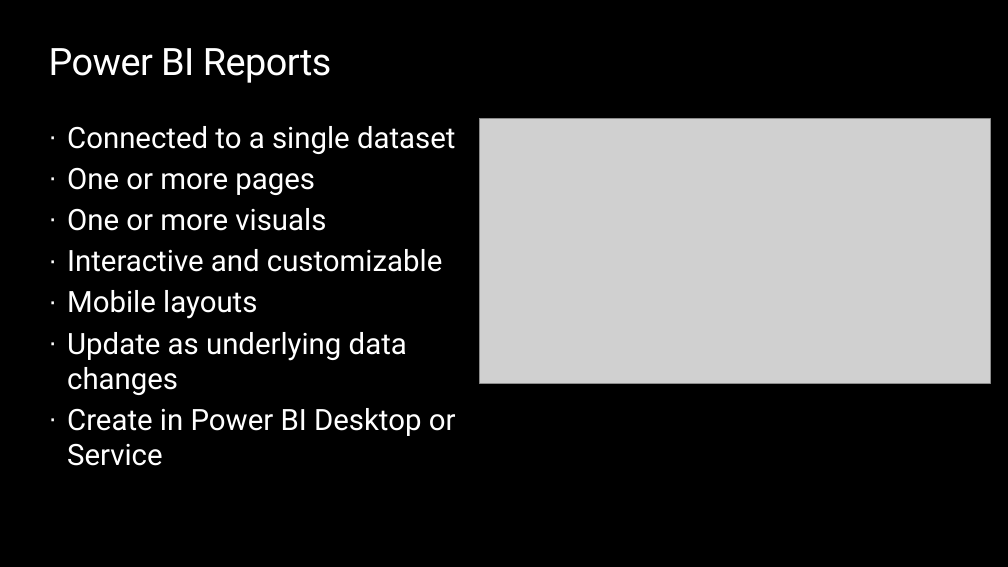
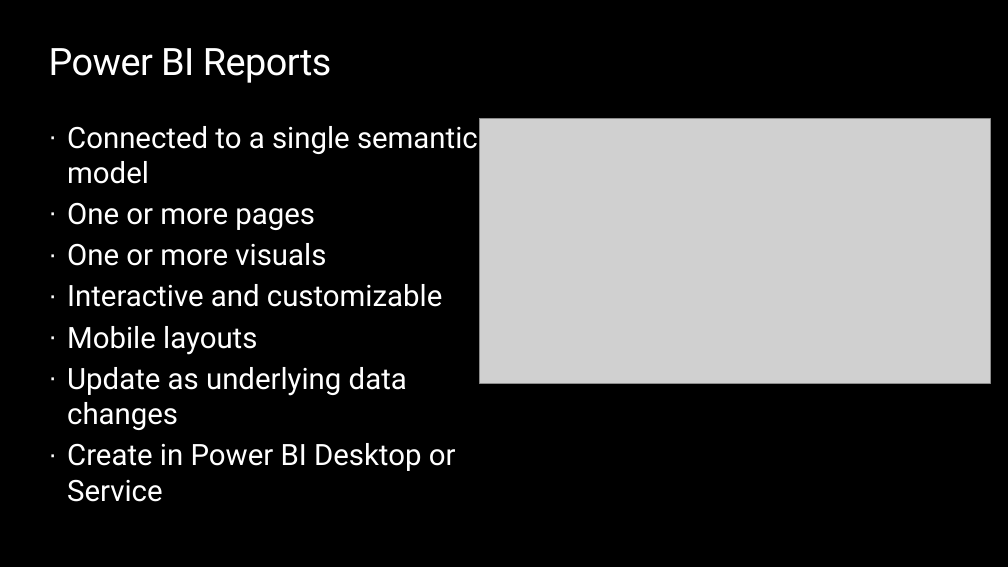
Before and after one commit to opsgility/fabric, a slide deck: slide 13 of slides/Dantoni-Opsgility-MSFabric-Module11.pptx. Drawn at 1008x567 pixels with LibreOffice and Linux fonts; fonts in the diff are those of the drawing; grey boxes stand for pictures; background and template pictures are left out. Boxes give left, top, right and bottom in pixels: in the first picture for what was removed or moved away, otherwise in the second. Text is boxed around its words. In the diff, an @@ line names an element or a change of style, - is before the commit and + after.

```diff
--- a/slides/Dantoni-Opsgility-MSFabric-Module11.pptx
+++ b/slides/Dantoni-Opsgility-MSFabric-Module11.pptx
@@ text at (x1=67, y1=126, x2=478, y2=184): text changed @@
-· Connected to a single dataset
+· Connected to a single semantic model
```
Also in this commit, not shown: 14 other slides changed, 8 other files.
